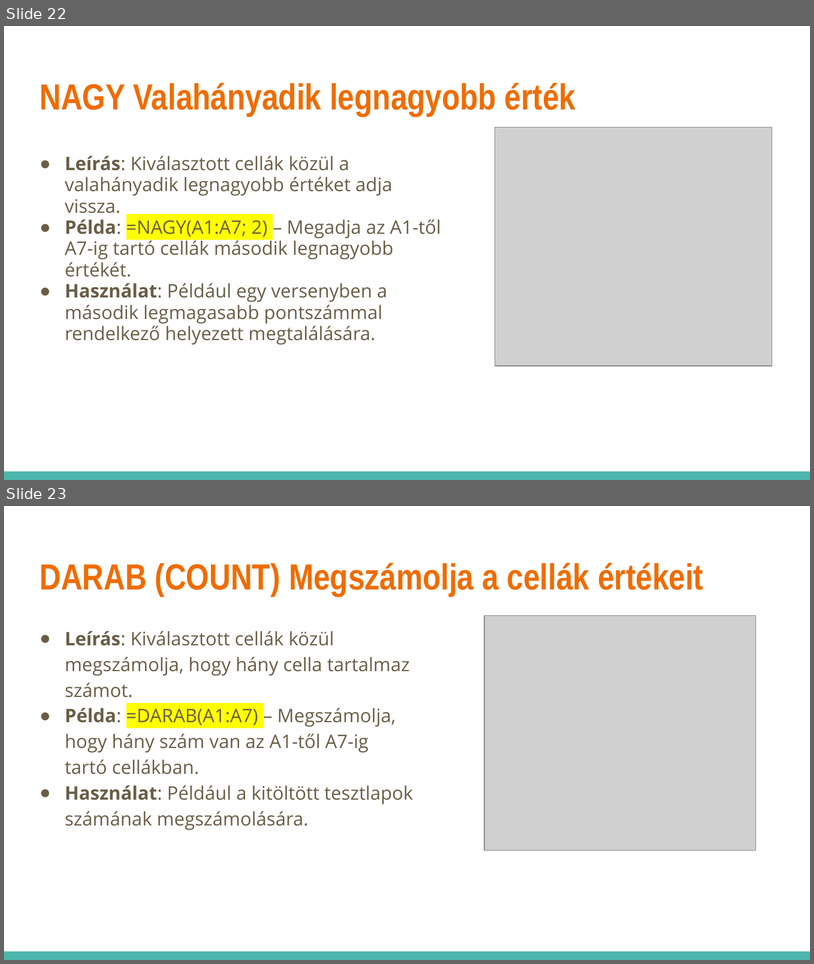
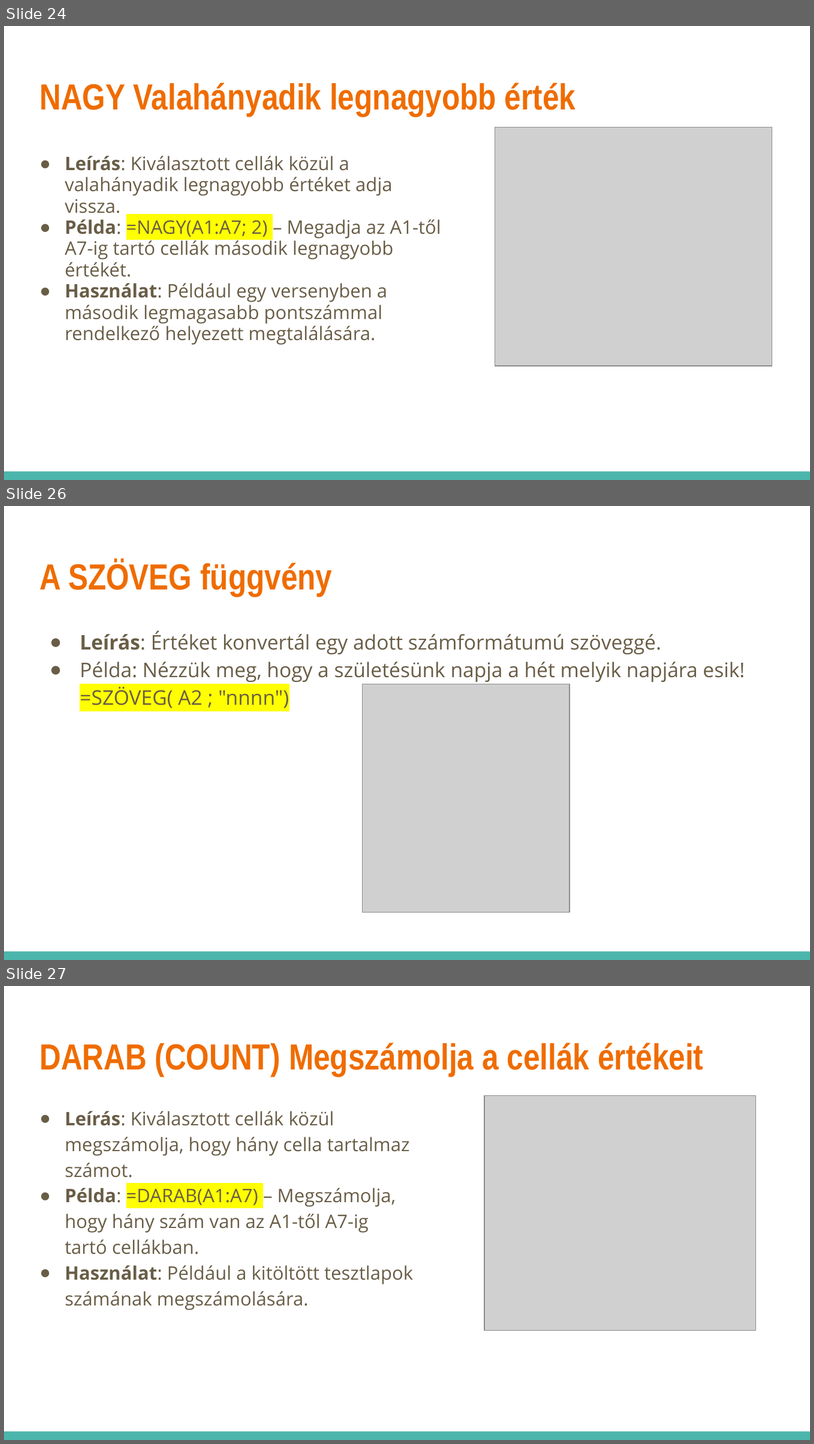
Before and after one commit to pisti72/infoka, a slide deck: excel/Táblázatkezelés.pptx. Shown one above the other, each under a label of ours: slides 22 and 23 before the commit, slides 24, 26 and 27 after it; the slides between them are not shown. The pictures are 814x964 and 814x1444 pixels, drawn with LibreOffice and Linux fonts; fonts in the diff are those of the drawing; grey boxes stand for pictures. Boxes give left, top, right and bottom in pixels: in the first picture for what was removed or moved away, otherwise in the second. Text is boxed around its words. In the diff, an @@ line names an element or a change of style, - is before the commit and + after.

```diff
--- a/excel/Táblázatkezelés.pptx
+++ b/excel/Táblázatkezelés.pptx
@@ slide 26 added at (4,506,810,960), background #FFFFFF; not listed: 1 template element that a slide beside it also shows @@
@@ title added at (39,560,332,596), 32.4 pt, text #EF6C00, bold @@
+A SZÖVEG függvény
@@ text added at (80,630,745,708), 18 pt, text #695D46 @@
+● Leírás: Értéket konvertál egy adott számformátumú szöveggé.
+● Példa: Nézzük meg, hogy a születésünk napja a hét melyik napjára esik!
+  =SZÖVEG( A2 ; "nnnn")
@@ picture added at (363,684,570,912) @@
@@ what was slide 22 is now slide 24 @@
@@ what was slide 23 is now slide 27 @@
```
Also in this commit, not shown: 1 slide changed, 3 other slides added.
